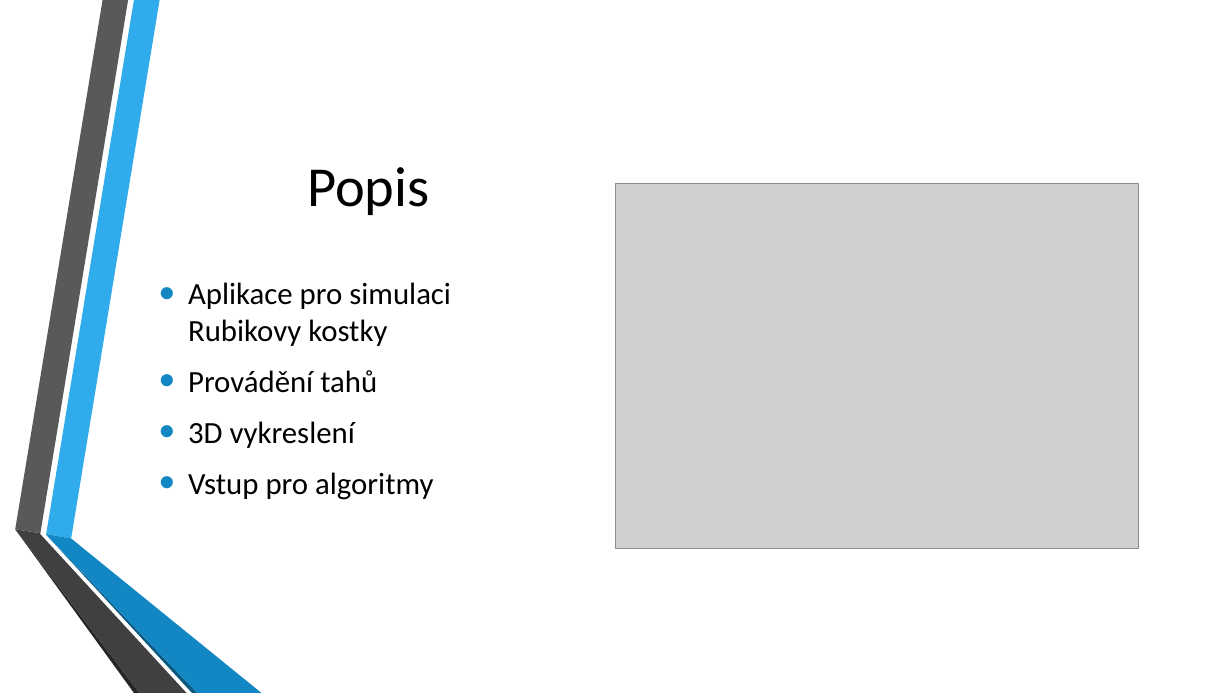
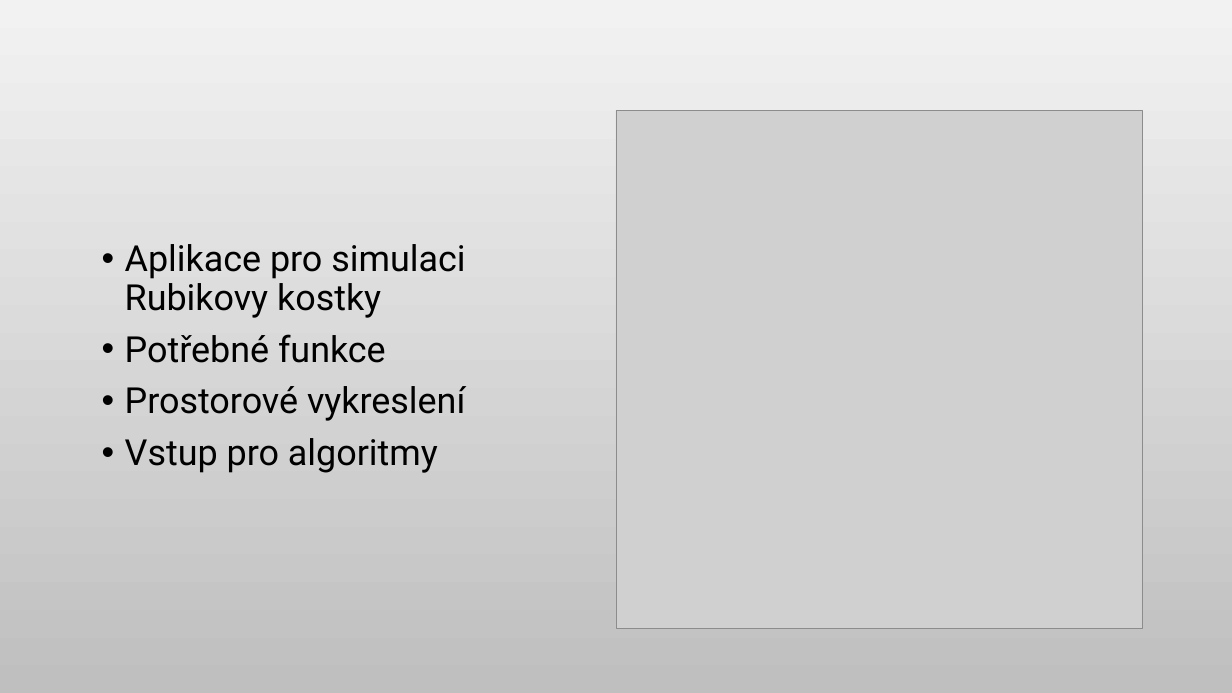
Before and after one commit to KurtinLukas/Rubiks-cube-ROP, a slide deck: slide 2 of ROP Kurtin prezentace.pptx. Drawn at 1232x693 pixels with LibreOffice and Linux fonts; fonts in the diff are those of the drawing; grey boxes stand for pictures; background and template pictures are left out. Boxes give left, top, right and bottom in pixels: in the first picture for what was removed or moved away, otherwise in the second. Text is boxed around its words. In the diff, an @@ line names an element or a change of style, - is before the commit and + after.

```diff
--- a/ROP Kurtin prezentace.pptx
+++ b/ROP Kurtin prezentace.pptx
@@ background picture (left out) to gradient #F2F2F2 to #BFBFBF @@
@@ picture resized from (x1=616, y1=184, x2=1139, y2=548) to (x1=616, y1=111, x2=1143, y2=628) @@
@@ title removed at (x1=307, y1=167, x2=429, y2=215) @@
-Popis
@@ text "Aplikace pro simulaci Rubikovy kostky" moved from (x1=188, y1=282, x2=451, y2=500) to (x1=125, y1=244, x2=465, y2=473) @@
@@ text at (x1=125, y1=244, x2=465, y2=473): size 24 to 28 pt, font Calibri to Roboto in "Aplikace pro simulaci Rubikovy kostky", "Vstup pro algoritmy"; indent changed; line spacing 1 to 0.9 @@
@@ text at (x1=125, y1=334, x2=465, y2=421): text changed; size 24 to 28 pt; font Calibri to Roboto @@
-• Provádění tahů
-• 3D vykreslení
+• Potřebné funkce
+• Prostorové vykreslení
@@ group removed at (x1=15, y1=0, x2=262, y2=693): 6 freeform shapes @@
```
Also in this commit, not shown: 7 other slides changed, 2 slides added, 2 slides removed, 5 other files.
